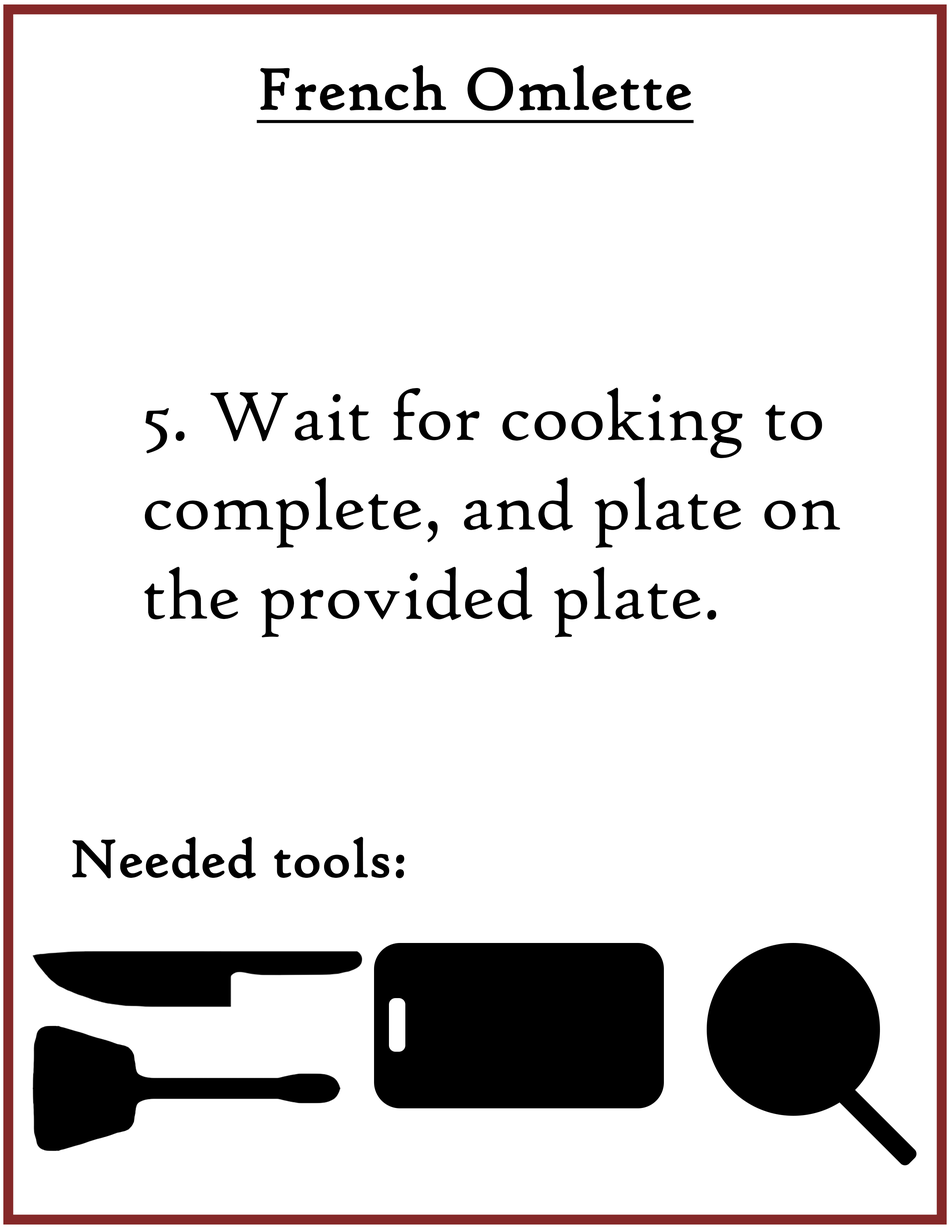
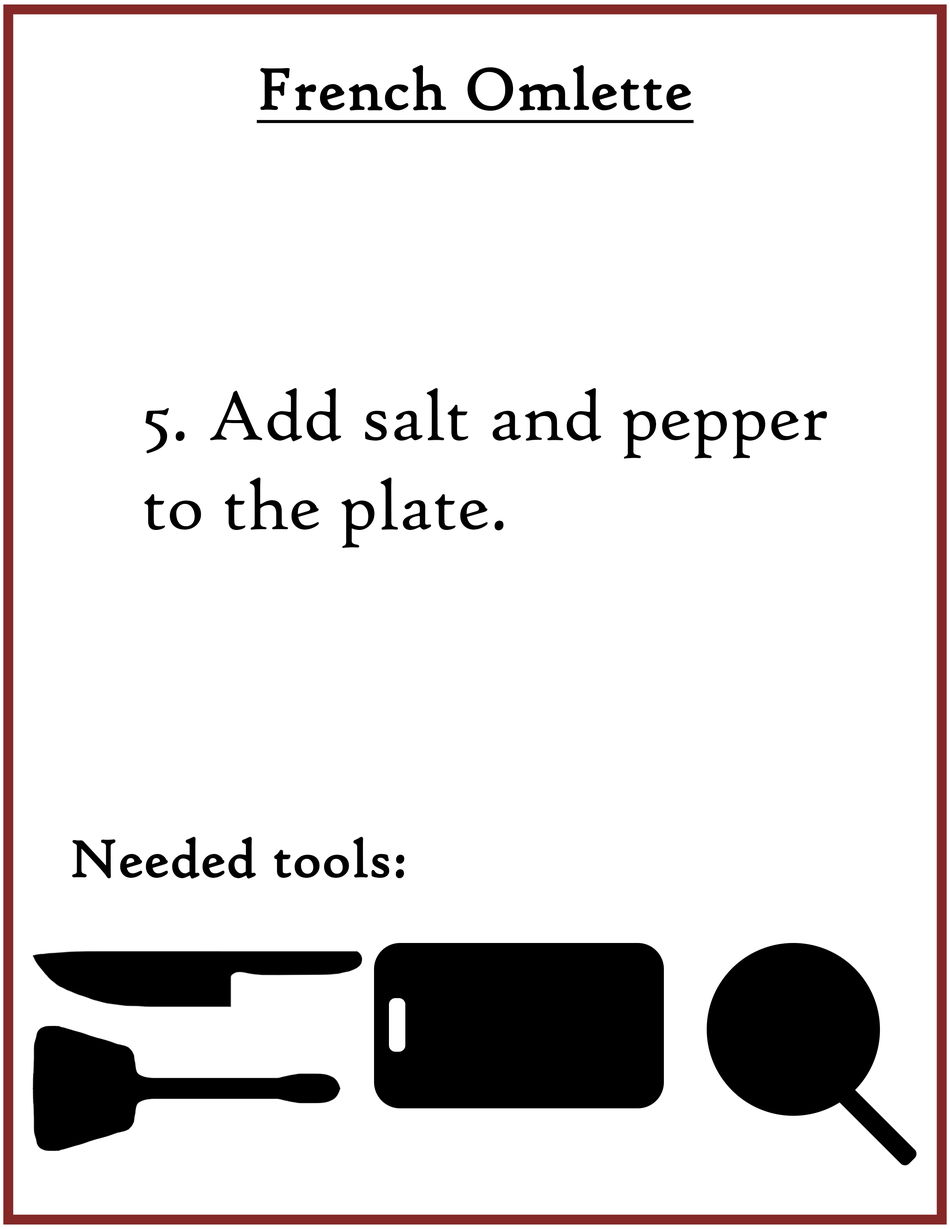
The second 950 x 1229 image is a revision of the first. Changes to its layers:
renamed "5. Wait for cooking to complete, and plate on the provided plat" to "5. Add salt and pepper to the plate.", painted on it over box(144, 387, 841, 638)
